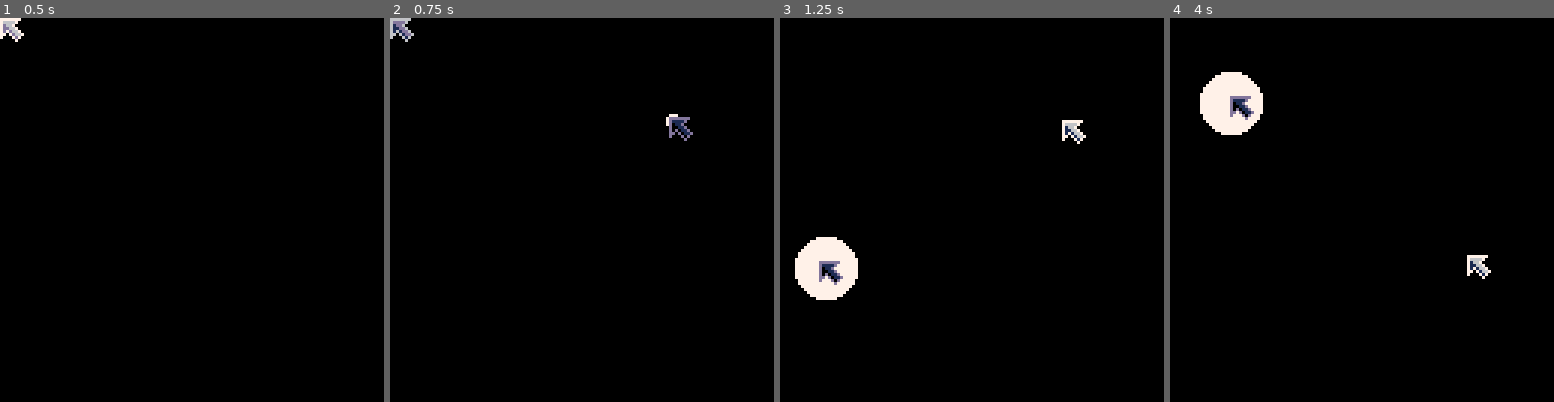
Above: before the commit, frames 1-4 (left to right).
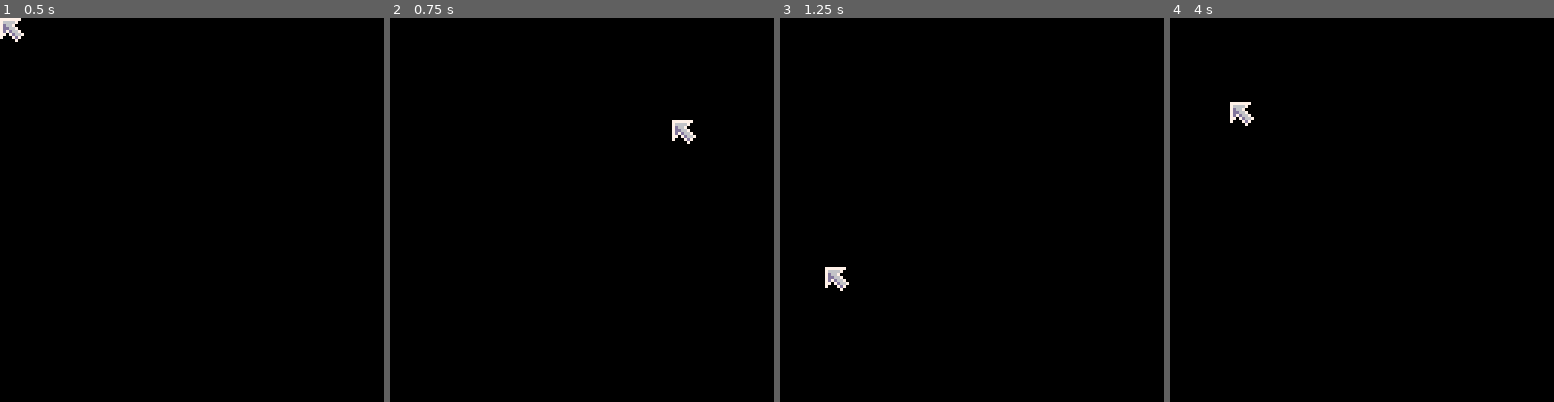
Above: after the commit, the same moments.

Repository: wesen/carts
Game: PICO-8 cartridge games/gamedevgame/gamedevgame.p8
Same seed, same stepped clock (60 frames per second), same inputs: the game is played once before the commit and once after it.
Inputs (mouse positions are in pixels of both pictures, inside the frame that each line leads up to):
- Up to frame 1 (0.5 s): no input
- Up to frame 2 (0.75 s): click (670, 121) at 0.67 s
- Up to frame 3 (1.25 s): click (826, 267) at 1.22 s
- Up to frame 4 (4 s): click (1277, 114) at 1.77 s; click (1342, 259) at 2.32 s; click (1404, 106) at 2.87 s; click (1465, 256) at 3.42 s; click (1231, 102) at 3.97 s

Frame 1 is identical in both runs. In frame 2, 0.6% of the frame differs, in the area x 0-80%, y 0-33%; in frame 3, 2.3%; in frame 4, 2.3%, in the area x 7-84%, y 14-68%.

Commit message:
Only mouse cursor, no trails

Diff:
--- a/games/gamedevgame/gamedevgame.p8
+++ b/games/gamedevgame/gamedevgame.p8
@@ -1927,13 +1927,18 @@
  glb_mouse:draw()
 end
 
+function tutorial_draw2()
+ -- only simple mouse sprite
+ spr(1,glb_mouse_x,glb_mouse_y)
+end
+
 function _draw()
  set_mouse()
  glb_frame+=1
  cls(0)
 
  if true then
-  tutorial_draw1()
+  tutorial_draw2()
   return
  end
 
--- a/games/gamedevgame/main.lua
+++ b/games/gamedevgame/main.lua
@@ -58,13 +58,18 @@
  glb_mouse:draw()
 end
 
+function tutorial_draw2()
+ -- only simple mouse sprite
+ spr(1,glb_mouse_x,glb_mouse_y)
+end
+
 function _draw()
  set_mouse()
  glb_frame+=1
  cls(0)
 
  if true then
-  tutorial_draw1()
+  tutorial_draw2()
   return
  end
 
